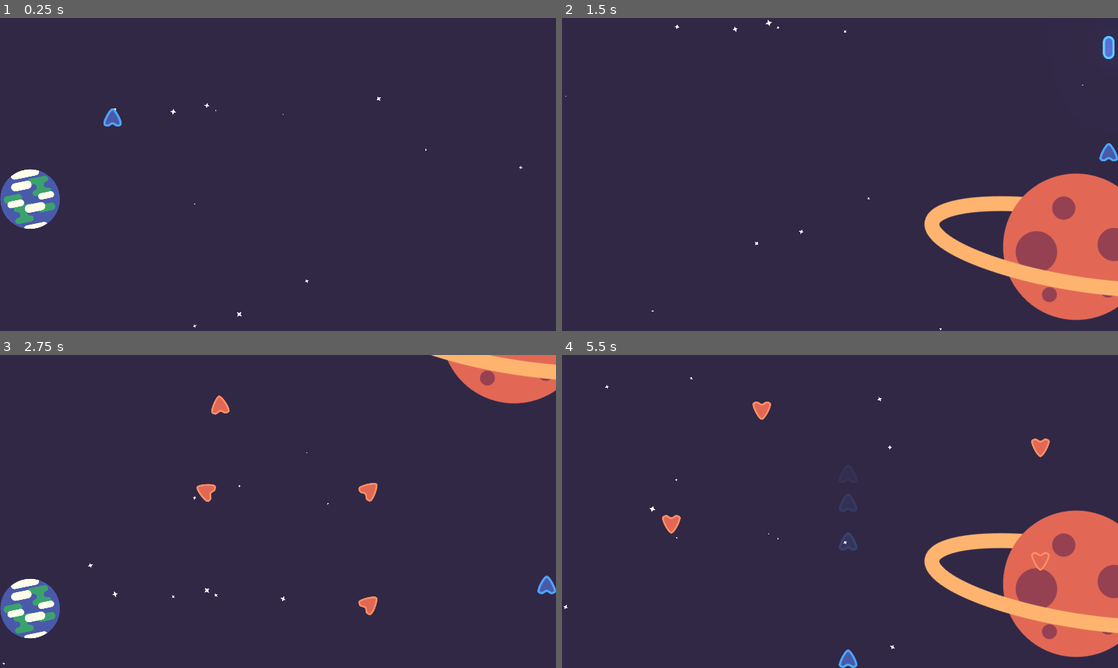
Above: before the commit, frames 1-4 (two rows, left to right).
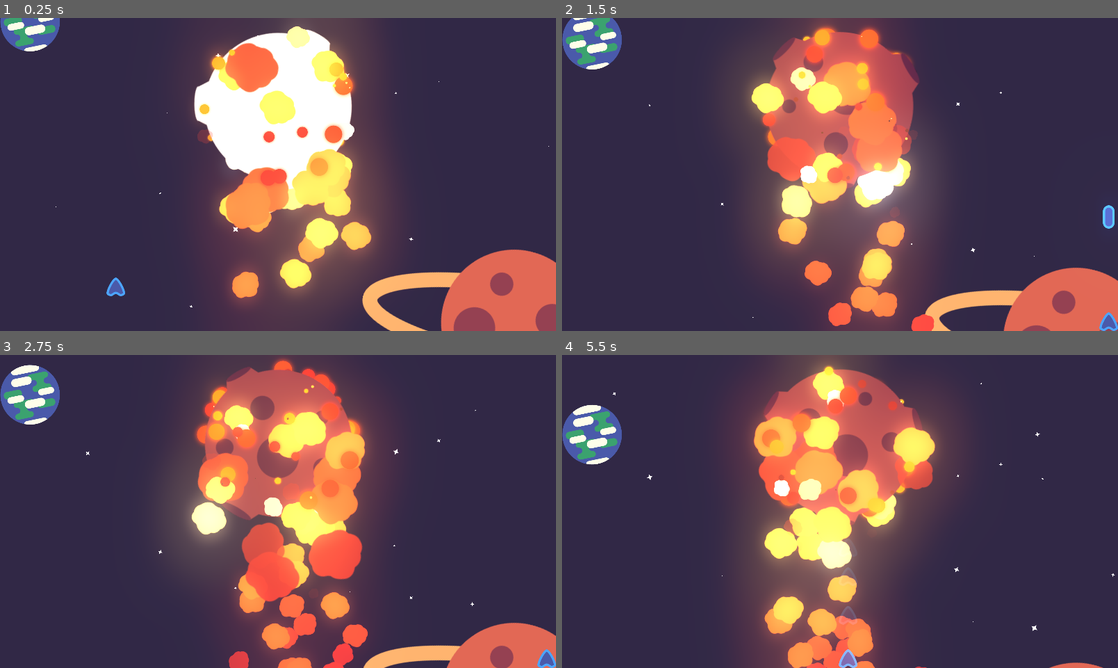
Above: after the commit, the same moments.

Repository: pigdevstudio/fermi-parallax
Game: Godot game, scene res://Levels/Level2/Level2.tscn
Same seed, same stepped clock (60 frames per second), same inputs: the game is played once before the commit and once after it. This scene is started directly instead of the project's main scene.
Inputs:
- Up to frame 1 (0.25 s): no input
- Up to frame 2 (1.5 s): hold Right (move_right) 0.53-1.28 s; hold Shift (dash) 0.53-1.28 s; hold S (move_down) from 1.28 s (still down); tap Space (shoot) at 1.35 s
- Up to frame 3 (2.75 s): release S (move_down) at 2.03 s; hold Right (move_right) from 2.03 s (still down); hold Shift (dash) from 2.03 s (still down)
- Up to frame 4 (5.5 s): release Right (move_right) at 2.78 s; release Shift (dash) at 2.78 s; hold W (move_up) 2.78-3.53 s; tap Space (shoot) at 2.85, 4.35 s; hold Shift (dash) 3.53-4.28 s; hold A (move_left) 3.53-5.03 s; hold S (move_down) from 5.03 s (still down); hold Shift (dash) from 5.03 s (still down)

The runs differ from the first frame. In frame 1, 38% of the frame differs, in the area x 0-100%, y 0-100%; in frame 2, 41%; in frame 3, 40%; in frame 4, 43%.

Commit message:
(WIP) Level 2

Diff:
--- a/source/Levels/Level2/Level2.tscn
+++ b/source/Levels/Level2/Level2.tscn
@@ -10,6 +10,8 @@
 [ext_resource path="res://Levels/Level2/Waves/Wave2.tscn" type="PackedScene" id=8]
 [ext_resource path="res://Levels/Level2/Waves/Wave3.tscn" type="PackedScene" id=9]
 [ext_resource path="res://Levels/Level2/Tween.gd" type="Script" id=10]
+[ext_resource path="res://Objects/Asteroid/Comet/Comet.tscn" type="PackedScene" id=11]
+[ext_resource path="res://Levels/Level2/Waves/Wave6.tscn" type="PackedScene" id=12]
 [ext_resource path="res://Levels/Level1/sfx_sound_depressurizing.wav" type="AudioStream" id=14]
 [ext_resource path="res://Levels/Level1/Juhani Junkala [Retro Game Music Pack] Ending.ogg" type="AudioStream" id=15]
 
@@ -48,6 +50,56 @@
 "method": "spawn"
 } ]
 }
+tracks/2/type = "value"
+tracks/2/path = NodePath("ParallaxBackground:speed")
+tracks/2/interp = 1
+tracks/2/loop_wrap = true
+tracks/2/imported = false
+tracks/2/enabled = true
+tracks/2/keys = {
+"times": PoolRealArray( 0 ),
+"transitions": PoolRealArray( 1 ),
+"update": 0,
+"values": [ 100.0 ]
+}
+tracks/3/type = "method"
+tracks/3/path = NodePath(".")
+tracks/3/interp = 1
+tracks/3/loop_wrap = true
+tracks/3/imported = false
+tracks/3/enabled = true
+tracks/3/keys = {
+"times": PoolRealArray( 1.9 ),
+"transitions": PoolRealArray( 1 ),
+"values": [ {
+"args": [ "_current_event", 3 ],
+"method": "set"
+} ]
+}
+tracks/4/type = "value"
+tracks/4/path = NodePath("Comet:position")
+tracks/4/interp = 1
+tracks/4/loop_wrap = true
+tracks/4/imported = false
+tracks/4/enabled = true
+tracks/4/keys = {
+"times": PoolRealArray( 0 ),
+"transitions": PoolRealArray( 1 ),
+"update": 0,
+"values": [ Vector2( 960, 1704 ) ]
+}
+tracks/5/type = "value"
+tracks/5/path = NodePath("Comet:visible")
+tracks/5/interp = 1
+tracks/5/loop_wrap = true
+tracks/5/imported = false
+tracks/5/enabled = true
+tracks/5/keys = {
+"times": PoolRealArray( 0 ),
+"transitions": PoolRealArray( 1 ),
+"update": 1,
+"values": [ false ]
+}
 
 [sub_resource type="Animation" id=3]
 resource_name = "01"
@@ -140,8 +192,8 @@
 }
 
 [sub_resource type="Animation" id=6]
-resource_name = "05"
-length = 4.0
+resource_name = "04"
+length = 6.0
 tracks/0/type = "method"
 tracks/0/path = NodePath("Player")
 tracks/0/interp = 1
@@ -190,7 +242,7 @@
 tracks/3/imported = false
 tracks/3/enabled = true
 tracks/3/keys = {
-"times": PoolRealArray( 2 ),
+"times": PoolRealArray( 6 ),
 "transitions": PoolRealArray( 1 ),
 "values": [ {
 "args": [  ],
@@ -211,16 +263,80 @@
 "method": "tween_player"
 } ]
 }
+tracks/5/type = "value"
+tracks/5/path = NodePath("Player:direction")
+tracks/5/interp = 1
+tracks/5/loop_wrap = true
+tracks/5/imported = false
+tracks/5/enabled = true
+tracks/5/keys = {
+"times": PoolRealArray( 0, 3 ),
+"transitions": PoolRealArray( 1, 1 ),
+"update": 0,
+"values": [ Vector2( 0, 0 ), Vector2( 0, 0 ) ]
+}
+tracks/6/type = "value"
+tracks/6/path = NodePath("Comet:position")
+tracks/6/interp = 1
+tracks/6/loop_wrap = true
+tracks/6/imported = false
+tracks/6/enabled = true
+tracks/6/keys = {
+"times": PoolRealArray( 0, 3 ),
+"transitions": PoolRealArray( 1, 1 ),
+"update": 0,
+"values": [ Vector2( 960, 1408 ), Vector2( 960, 1192 ) ]
+}
+tracks/7/type = "value"
+tracks/7/path = NodePath("Comet:visible")
+tracks/7/interp = 1
+tracks/7/loop_wrap = true
+tracks/7/imported = false
+tracks/7/enabled = true
+tracks/7/keys = {
+"times": PoolRealArray( 0 ),
+"transitions": PoolRealArray( 1 ),
+"update": 1,
+"values": [ true ]
+}
+
+[sub_resource type="Animation" id=7]
+resource_name = "05"
+tracks/0/type = "value"
+tracks/0/path = NodePath("WaveSpawner2D:spawn_scene")
+tracks/0/interp = 1
+tracks/0/loop_wrap = true
+tracks/0/imported = false
+tracks/0/enabled = true
+tracks/0/keys = {
+"times": PoolRealArray( 0 ),
+"transitions": PoolRealArray( 1 ),
+"update": 1,
+"values": [ ExtResource( 12 ) ]
+}
+tracks/1/type = "method"
+tracks/1/path = NodePath("WaveSpawner2D")
+tracks/1/interp = 1
+tracks/1/loop_wrap = true
+tracks/1/imported = false
+tracks/1/enabled = true
+tracks/1/keys = {
+"times": PoolRealArray( 1 ),
+"transitions": PoolRealArray( 1 ),
+"values": [ {
+"args": [  ],
+"method": "spawn"
+} ]
+}
 
 [node name="Level" type="Node2D"]
 script = ExtResource( 4 )
 background_music = ExtResource( 15 )
 
 [node name="Player" parent="." instance=ExtResource( 1 )]
-position = Vector2( 388.658, 343.403 )
+position = Vector2( 400, 928 )
 
 [node name="ParallaxBackground" parent="." instance=ExtResource( 3 )]
-speed = 5000.0
 
 [node name="WorldEnvironment" type="WorldEnvironment" parent="."]
 environment = SubResource( 1 )
@@ -235,16 +351,20 @@
 bus = "SFX"
 
 [node name="EventsPlayer" type="AnimationPlayer" parent="."]
-autoplay = "00"
 anims/00 = SubResource( 2 )
 anims/01 = SubResource( 3 )
 anims/02 = SubResource( 4 )
 anims/03 = SubResource( 5 )
-anims/05 = SubResource( 6 )
+anims/04 = SubResource( 6 )
+anims/05 = SubResource( 7 )
 
 [node name="Tween" type="Tween" parent="."]
 script = ExtResource( 10 )
 player_path = NodePath("../Player")
-target_position = Vector2( 960, 960 )
+target_position = Vector2( 960, 72 )
+target_rotation = 180.0
 duration = 2.0
+
+[node name="Comet" parent="." instance=ExtResource( 11 )]
+position = Vector2( 960, 304 )
 [connection signal="spawned" from="WaveSpawner2D" to="." method="_on_WaveSpawner2D_spawned"]
--- a/source/Levels/Level2/Tween.gd
+++ b/source/Levels/Level2/Tween.gd
@@ -3,6 +3,7 @@
 
 export var player_path: NodePath
 export var target_position: Vector2
+export var target_rotation: float
 export var duration := 1.0
 
 onready var player := get_node(player_path)
@@ -11,4 +12,6 @@
 func tween_player() -> void:
 	interpolate_property(player, "position", player.position,
 			target_position, duration, Tween.TRANS_BACK, Tween.EASE_OUT)
+	interpolate_property(player, "rotation", player.rotation,
+			deg2rad(target_rotation), duration, Tween.TRANS_BACK, Tween.EASE_OUT)
 	start()
--- a/source/Levels/Level2/Waves/Wave5.tscn
+++ b/source/Levels/Level2/Waves/Wave5.tscn
@@ -1,9 +1,21 @@
 [gd_scene load_steps=3 format=2]
 
 [ext_resource path="res://Levels/Wave/Wave.tscn" type="PackedScene" id=1]
-[ext_resource path="res://Objects/Asteroid/Comet/Comet.tscn" type="PackedScene" id=2]
+[ext_resource path="res://Objects/Asteroid/LesserAsteroid.tscn" type="PackedScene" id=2]
 
 [node name="Wave" instance=ExtResource( 1 )]
 
-[node name="Comet" parent="." index="0" instance=ExtResource( 2 )]
-position = Vector2( 992, 1480 )
+[node name="LesserAsteroid" parent="." index="0" instance=ExtResource( 2 )]
+position = Vector2( 128, -568 )
+
+[node name="LesserAsteroid2" parent="." index="1" instance=ExtResource( 2 )]
+position = Vector2( 400, -1160 )
+
+[node name="LesserAsteroid3" parent="." index="2" instance=ExtResource( 2 )]
+position = Vector2( 1560, -1688 )
+
+[node name="LesserAsteroid4" parent="." index="3" instance=ExtResource( 2 )]
+position = Vector2( 1816, -200 )
+
+[node name="LesserAsteroid5" parent="." index="4" instance=ExtResource( 2 )]
+position = Vector2( 1016, -2592 )
--- /dev/null
+++ b/source/Levels/Level2/Waves/Wave6.tscn
@@ -0,0 +1,9 @@
+[gd_scene load_steps=3 format=2]
+
+[ext_resource path="res://Levels/Wave/Wave.tscn" type="PackedScene" id=1]
+[ext_resource path="res://Actors/Enemies/PathFollowEnemy/EnemyTwo.tscn" type="PackedScene" id=2]
+
+[node name="Wave" instance=ExtResource( 1 )]
+
+[node name="EnemyTwo" parent="." index="0" instance=ExtResource( 2 )]
+position = Vector2( 336, 752 )
--- a/source/Objects/Asteroid/Asteroid.tscn
+++ b/source/Objects/Asteroid/Asteroid.tscn
@@ -273,10 +273,11 @@
 texture = ExtResource( 2 )
 
 [node name="HitBox2D" parent="." groups=[
-"enemy",
+"asteroid",
 ] instance=ExtResource( 4 )]
 monitoring = false
 monitorable = false
+team = "asteroid"
 
 [node name="CollisionShape2D" parent="HitBox2D" index="0"]
 shape = SubResource( 8 )
@@ -284,6 +285,7 @@
 [node name="HurtBox" parent="." instance=ExtResource( 5 )]
 monitoring = false
 monitorable = false
+team = "asteroid"
 
 [node name="CollisionShape2D" parent="HurtBox" index="0"]
 shape = SubResource( 9 )
--- a/source/Objects/Asteroid/Comet/Comet.tscn
+++ b/source/Objects/Asteroid/Comet/Comet.tscn
@@ -26,11 +26,12 @@
 direction = Vector3( 0, 1, 0 )
 spread = 15.0
 gravity = Vector3( 0, 0, 0 )
-initial_velocity = 500.0
+initial_velocity = 2500.0
 angular_velocity = 200.0
 angular_velocity_random = 0.3
 orbit_velocity = 0.0
 orbit_velocity_random = 0.0
+radial_accel = -2000.0
 angle = 200.0
 angle_random = 0.5
 scale = 2.0
@@ -82,14 +83,15 @@
 emission_sphere_radius = 256.0
 flag_disable_z = true
 direction = Vector3( 0, 1, 0 )
-spread = 15.0
-gravity = Vector3( 0, 0, 0 )
-initial_velocity = 700.0
+spread = 0.0
+gravity = Vector3( 0, 0, 0 )
+initial_velocity = 1000.0
 initial_velocity_random = 0.5
 angular_velocity = 200.0
 angular_velocity_random = 0.5
 orbit_velocity = 0.0
 orbit_velocity_random = 0.0
+radial_accel = -100.0
 damping = 100.0
 damping_random = 0.85
 angle = 200.0
@@ -135,16 +137,19 @@
 damping_random = 0.2
 scale = 0.2
 scale_random = 0.48
-color_ramp = SubResource( 18 )
-
-[sub_resource type="CircleShape2D" id=20]
+color_ramp = SubResource( 25 )
+
+[sub_resource type="CircleShape2D" id=27]
 radius = 260.768
 
-[sub_resource type="CircleShape2D" id=21]
+[sub_resource type="RectangleShape2D" id=23]
+extents = Vector2( 248, 736 )
+
+[sub_resource type="CircleShape2D" id=22]
 radius = 256.002
 
 [node name="Comet" instance=ExtResource( 4 )]
-speed = 50.0
+speed = 0.0
 direction = Vector2( 0, -1 )
 
 [node name="FireBallEffect" type="Node2D" parent="." index="0"]
@@ -152,7 +157,7 @@
 
 [node name="FireTrail" type="Particles2D" parent="FireBallEffect" index="0"]
 self_modulate = Color( 1.1, 1.1, 1.1, 1 )
-amount = 64
+amount = 32
 lifetime = 0.5
 visibility_rect = Rect2( -512, -300, 1024, 600 )
 local_coords = false
@@ -202,37 +207,40 @@
 [node name="AnimationPlayer" parent="Sprite" index="0"]
 anims/damage = ExtResource( 5 )
 
-[node name="Health" parent="." index="2" groups=[
-"enemy",
-]]
+[node name="Health" parent="." index="2"]
 max_amount = 50.0
 
 [node name="Particles2D" parent="." index="4"]
 amount = 80
 lifetime = 4.0
 explosiveness = 1.0
-process_material = SubResource( 19 )
+process_material = SubResource( 26 )
 
 [node name="HitBox2D" parent="." index="5"]
 monitoring = true
 monitorable = true
-damage = 5000.0
+team = "enemy"
 
 [node name="CollisionShape2D" parent="HitBox2D" index="0"]
-shape = SubResource( 20 )
+shape = SubResource( 27 )
+
+[node name="CollisionShape2D2" type="CollisionShape2D" parent="HitBox2D" index="1"]
+position = Vector2( 8, 728 )
+shape = SubResource( 23 )
 
 [node name="HurtBox" parent="." index="6"]
 monitoring = true
 monitorable = true
+team = "comet"
 
 [node name="CollisionShape2D" parent="HurtBox" index="0"]
-shape = SubResource( 20 )
+shape = SubResource( 27 )
 
 [node name="DestructionArea" parent="." index="7"]
 monitoring = false
 
 [node name="CollisionShape2D" parent="DestructionArea" index="0"]
-shape = SubResource( 21 )
+shape = SubResource( 22 )
 disabled = true
 
 [node name="VisibilityNotifier2D" parent="." index="8"]
--- a/source/Objects/Bullets/PlayerBullet.tscn
+++ b/source/Objects/Bullets/PlayerBullet.tscn
@@ -6,3 +6,6 @@
 "player",
 ] instance=ExtResource( 1 )]
 spread = 0.0
+
+[node name="HitBox" parent="." index="2"]
+team = "player"
--- a/source/Objects/HitBox/HitBox.gd
+++ b/source/Objects/HitBox/HitBox.gd
@@ -2,3 +2,4 @@
 
 
 export var damage := 1.0
+export var team := "enemy"
--- a/source/Objects/HurtBox/HurtBox.gd
+++ b/source/Objects/HurtBox/HurtBox.gd
@@ -5,5 +5,5 @@
 export var team := "enemy"
 
 func _on_area_entered(area: Area2D) -> void:
-	if not area.is_in_group(team):
+	if not area.team == team:
 		emit_signal("damage_taken", area.damage)
Not shown: 1 places in source/Levels/Level2/Level2.tscn that only renumber resources
Not shown: 2 places in source/Objects/Asteroid/Comet/Comet.tscn that only renumber resources
